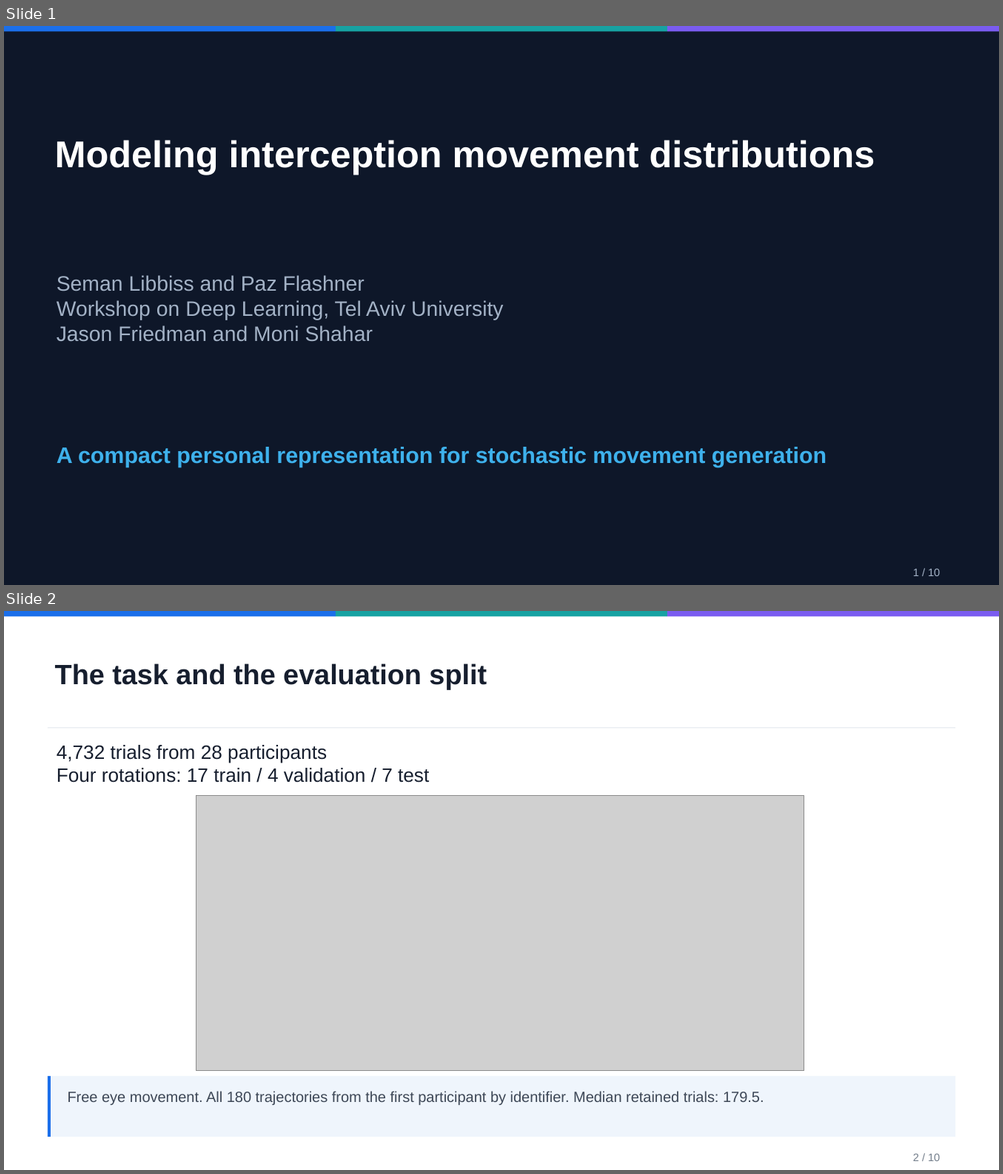
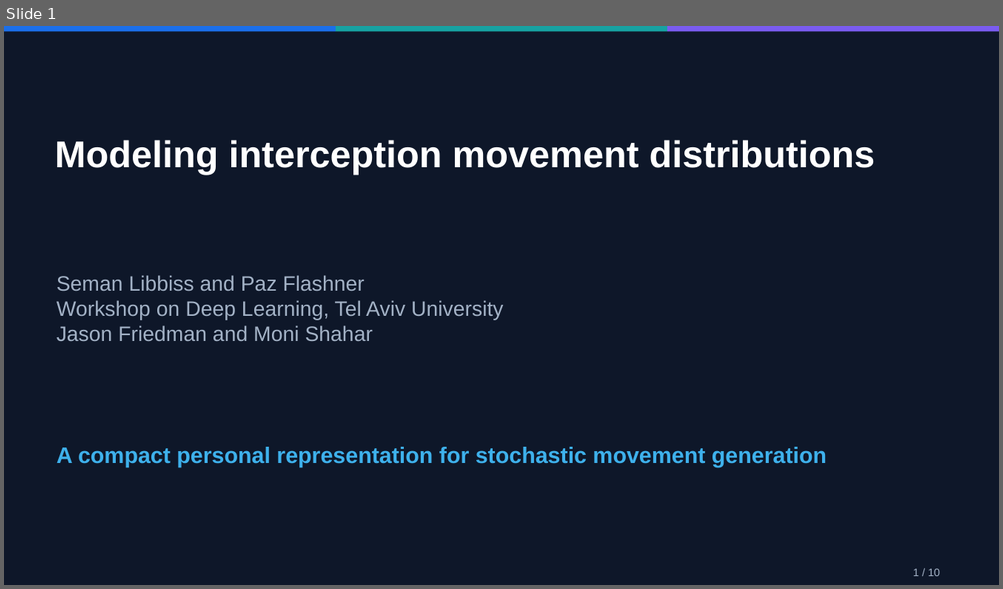
Before and after one commit to pazflashner/interception-movements-dl, a slide deck: production/Interception_Movements_Course_Presentation.pptx. Shown one above the other, each under a label of ours: slides 1 and 2 before the commit, slide 1 after it. The pictures are 1003x1174 and 1003x589 pixels, drawn with LibreOffice and Linux fonts; fonts in the diff are those of the drawing; grey boxes stand for pictures. Boxes give left, top, right and bottom in pixels: in the first picture for what was removed or moved away, otherwise in the second. Text is boxed around its words. In the diff, an @@ line names an element or a change of style, - is before the commit and + after.

```diff
--- a/production/Interception_Movements_Course_Presentation.pptx
+++ b/production/Interception_Movements_Course_Presentation.pptx
@@ slide 2 removed at (4,611,999,1170), background #FFFFFF @@
@@ rectangle removed at (4,611,336,616) @@
@@ rectangle removed at (336,611,666,616) @@
@@ rectangle removed at (667,611,999,616) @@
@@ text removed at (55,664,486,689) @@
-The task and the evaluation split
@@ rectangle removed at (47,727,956,728) @@
@@ text removed at (57,745,429,783) @@
-4,732 trials from 28 participants
-Four rotations: 17 train / 4 validation / 7 test
@@ picture removed at (196,796,804,1071) @@
@@ rectangle removed at (47,1076,956,1137) @@
@@ rectangle removed at (47,1076,51,1137) @@
@@ text removed at (68,1091,764,1105) @@
-Free eye movement. All 180 trajectories from the first participant by identifier. Median retained trials: 179.5.
@@ text removed at (913,1154,939,1162) @@
-2 / 10
```
Also in this commit, not shown: 6 slides changed, 2 slides added, 1 other slide removed, 15 other files.
